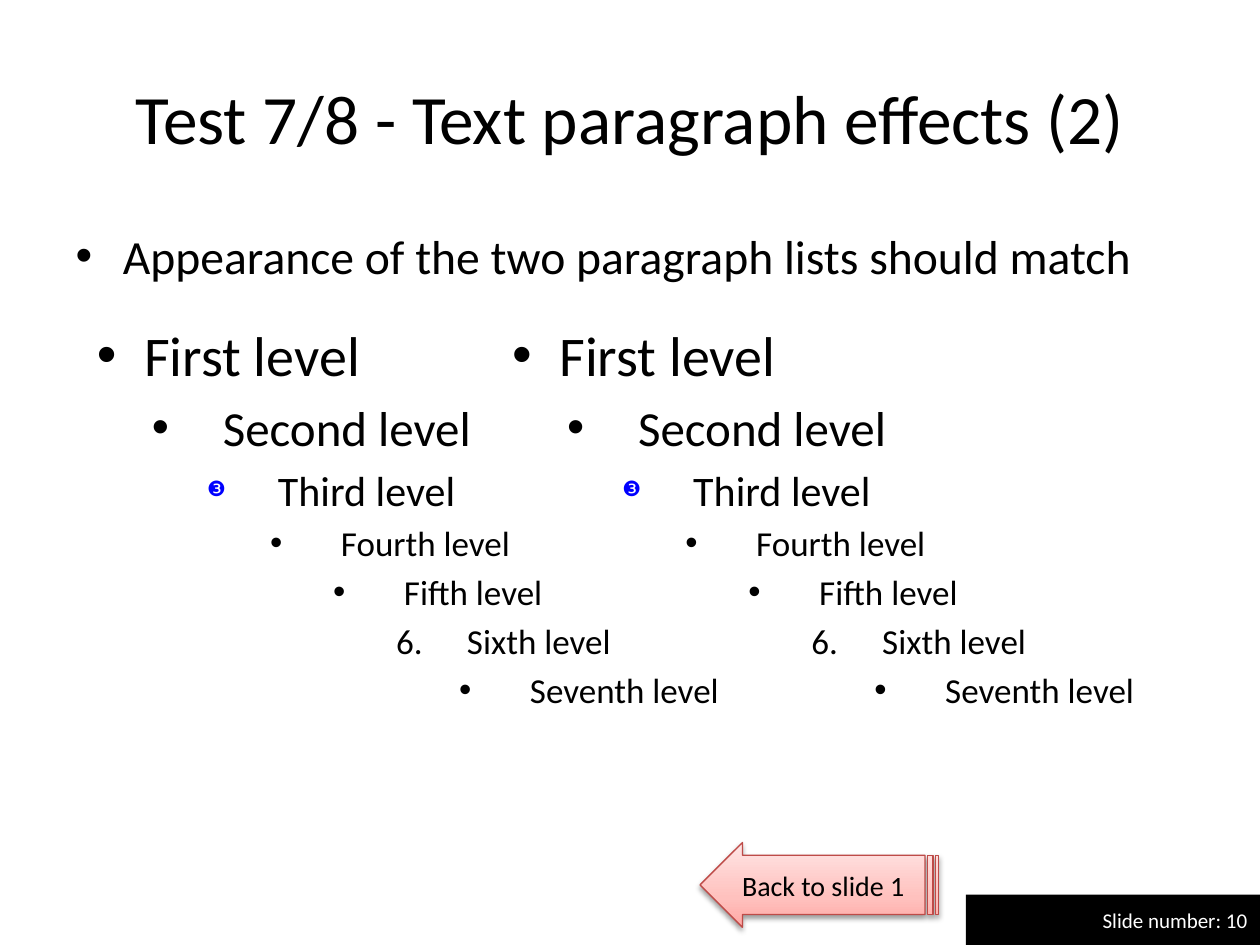
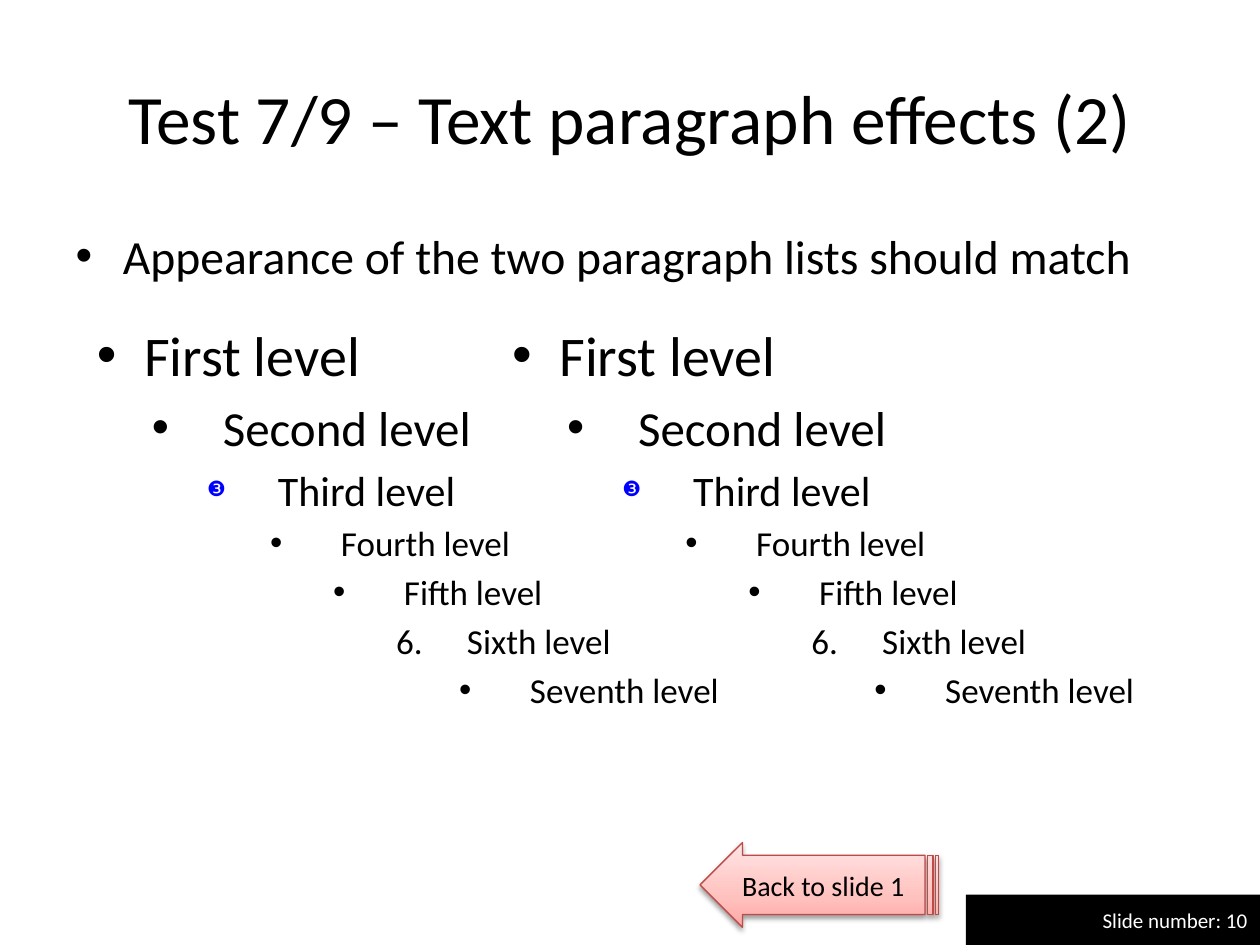
Before and after one commit to maxonthegit/PPspliT, a slide deck: slide 10 of src/PPT12+/PPspliT.pptm. Drawn at 1260x945 pixels with LibreOffice and Linux fonts; fonts in the diff are those of the drawing. Boxes give left, top, right and bottom in pixels: in the first picture for what was removed or moved away, otherwise in the second. Text is boxed around its words. In the diff, an @@ line names an element or a change of style, - is before the commit and + after.

```diff
--- a/src/PPT12+/PPspliT.pptm
+++ b/src/PPT12+/PPspliT.pptm
@@ title at bbox=[129, 93, 1130, 156]: text changed @@
-Test 7/8 - Text paragraph effects (2)
+Test 7/9 – Text paragraph effects (2)
```
Also in this commit, not shown: 11 other slides changed, 2 slides added.
